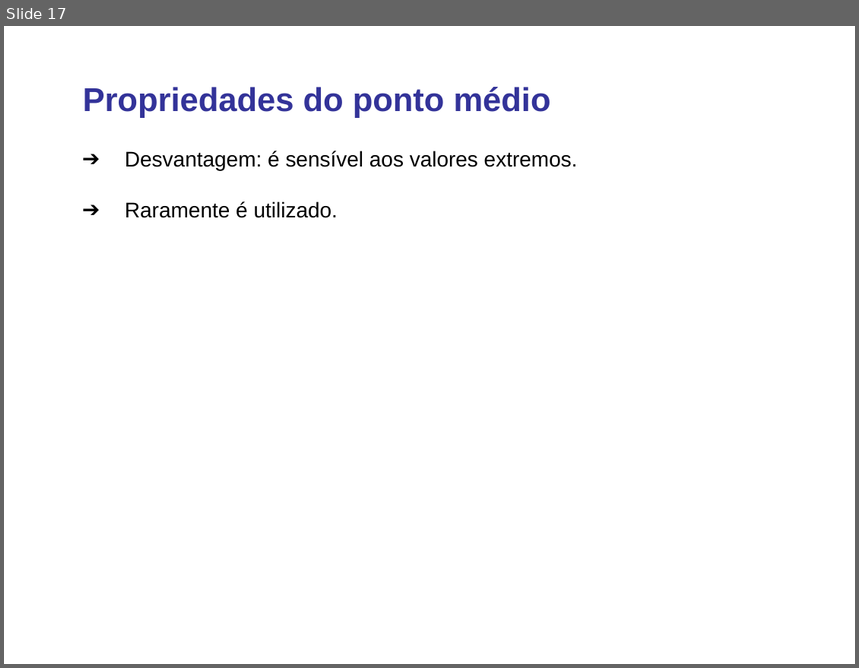
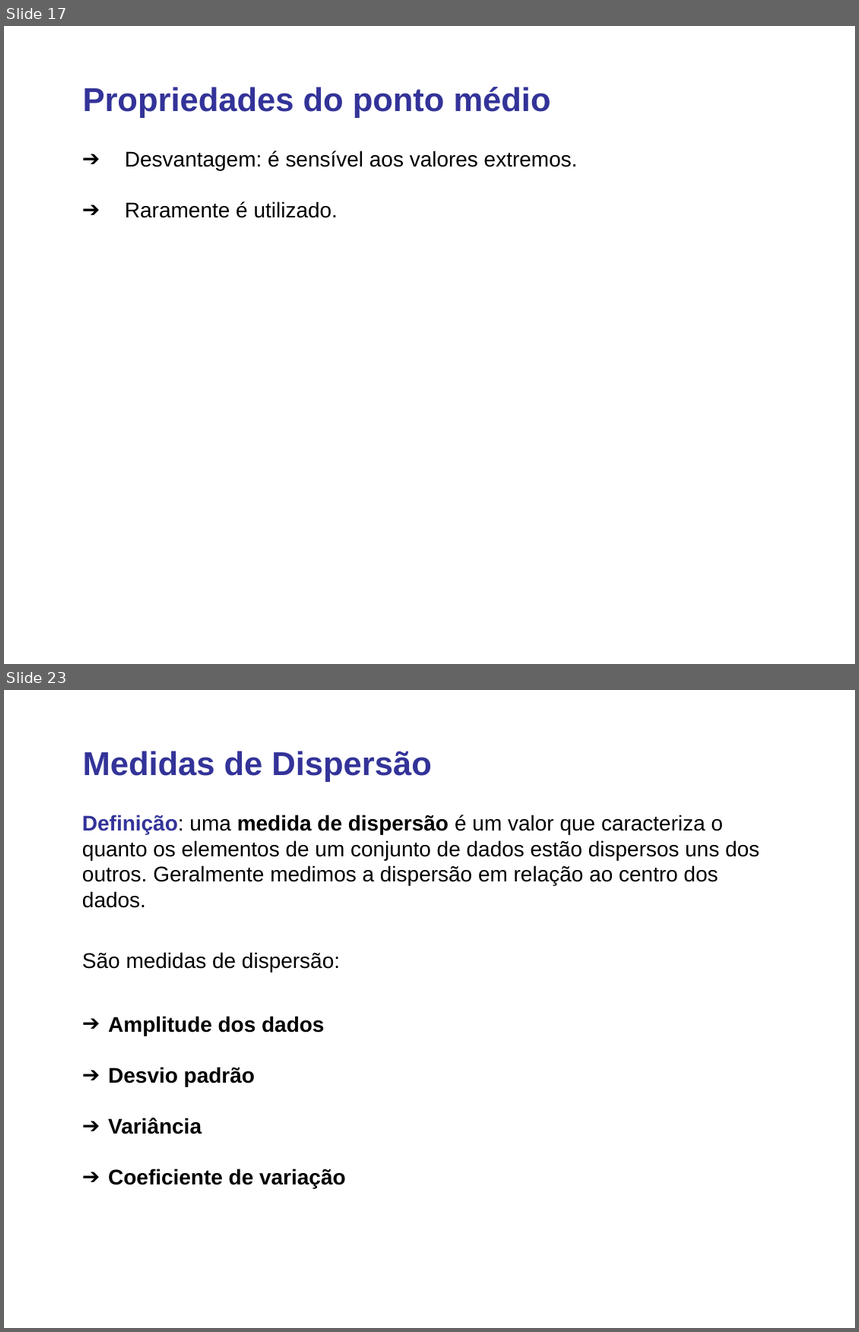
Before and after one commit to lansaviniec/estatistica, a slide deck: 3 estatistica_descritiva.ppt. Shown one above the other, each under a label of ours: slide 17 before the commit, slides 17 and 23 after it; the slides between them are not shown. The pictures are 859x668 and 859x1332 pixels, drawn with LibreOffice and Linux fonts; fonts in the diff are those of the drawing. Boxes give left, top, right and bottom in pixels: in the first picture for what was removed or moved away, otherwise in the second. Text is boxed around its words. In the diff, an @@ line names an element or a change of style, - is before the commit and + after.

```diff
--- a/3 estatistica_descritiva.ppt
+++ b/3 estatistica_descritiva.ppt
@@ slide 23 added at (x1=4, y1=690, x2=855, y2=1328), background #FFFFFF @@
@@ text added at (x1=83, y1=751, x2=431, y2=782), 28 pt, text #333399, bold @@
+Medidas de Dispersão
@@ text added at (x1=82, y1=815, x2=759, y2=908), 18 pt, text #000000 @@
+Definição: uma medida de dispersão é um valor que caracteriza o quanto os elementos de um conjunto de dados estão dispersos uns dos outros. Geralmente medimos a dispersão em relação ao centro dos dados.
@@ text added at (x1=82, y1=952, x2=340, y2=972), 18 pt, text #000000 @@
+São medidas de dispersão:
@@ text added at (x1=108, y1=1016, x2=346, y2=1189), 18 pt, text #000000, bold @@
+➔ Amplitude dos dados
+➔ Desvio padrão
+➔ Variância
+➔ Coeficiente de variação
```
Also in this commit, not shown: 4 slides changed, 22 other slides added.
